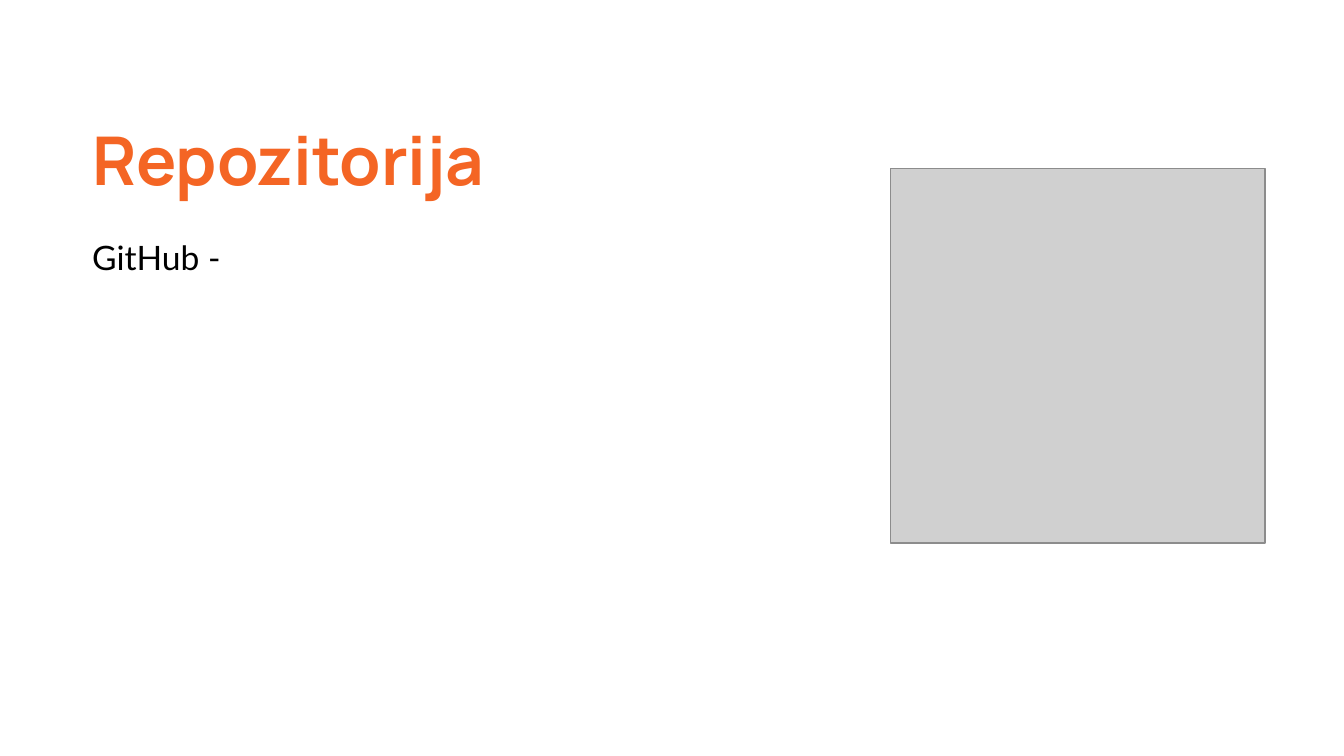
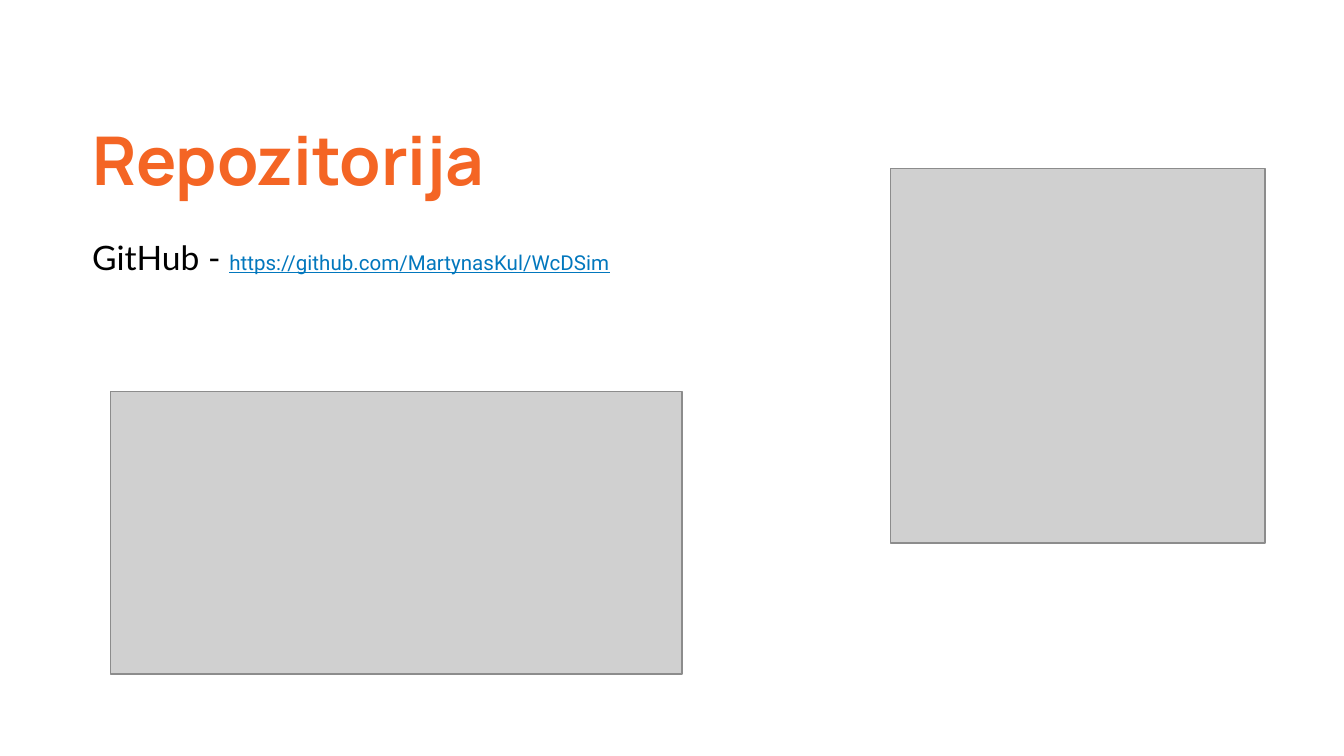
Before and after one commit to MartynasKul/WcDSim, a slide deck: slide 3 of Skaidres/WcDonaldas_2Sprintas.pptx. Drawn at 1344x756 pixels with LibreOffice and Linux fonts; fonts in the diff are those of the drawing; grey boxes stand for pictures. Boxes give left, top, right and bottom in pixels: in the first picture for what was removed or moved away, otherwise in the second. Text is boxed around its words. In the diff, an @@ line names an element or a change of style, - is before the commit and + after.

```diff
--- a/Skaidres/WcDonaldas_2Sprintas.pptx
+++ b/Skaidres/WcDonaldas_2Sprintas.pptx
@@ title at (92,245,609,275): text changed; size 18 to 11 pt; font Lato to Roboto; text colour #000000 to #0277BD @@
-GitHub -
+GitHub - https://github.com/MartynasKul/WcDSim
@@ picture added at (110,391,681,673) @@
```
Also in this commit, not shown: 1 other slide changed.
